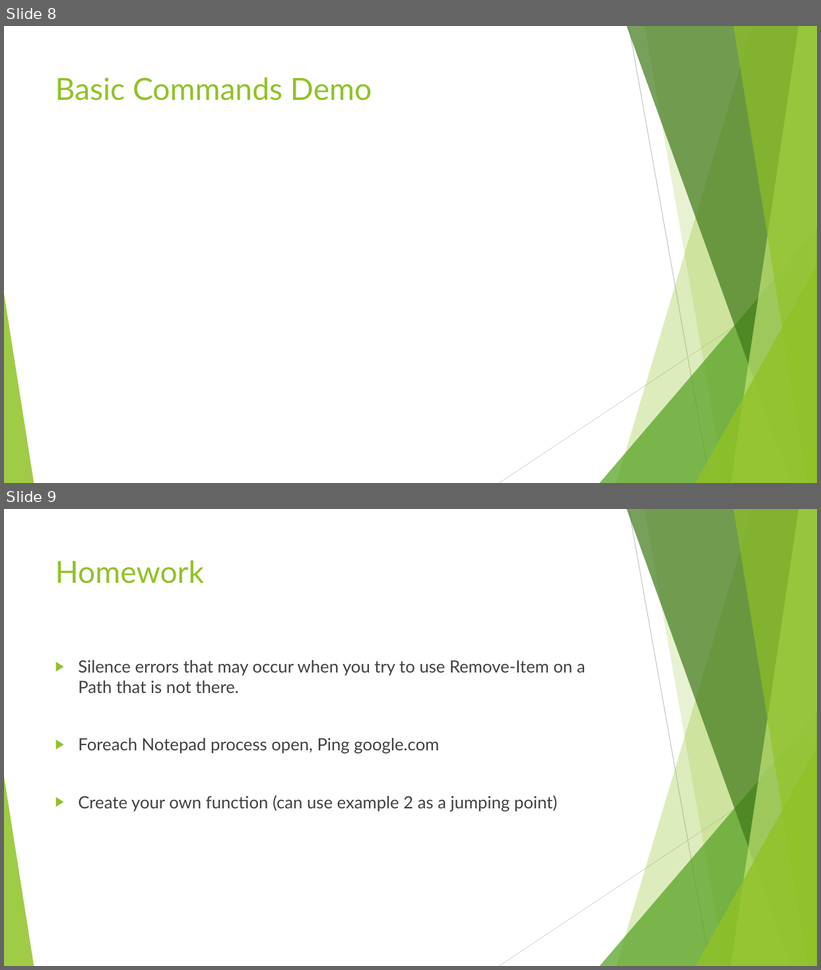
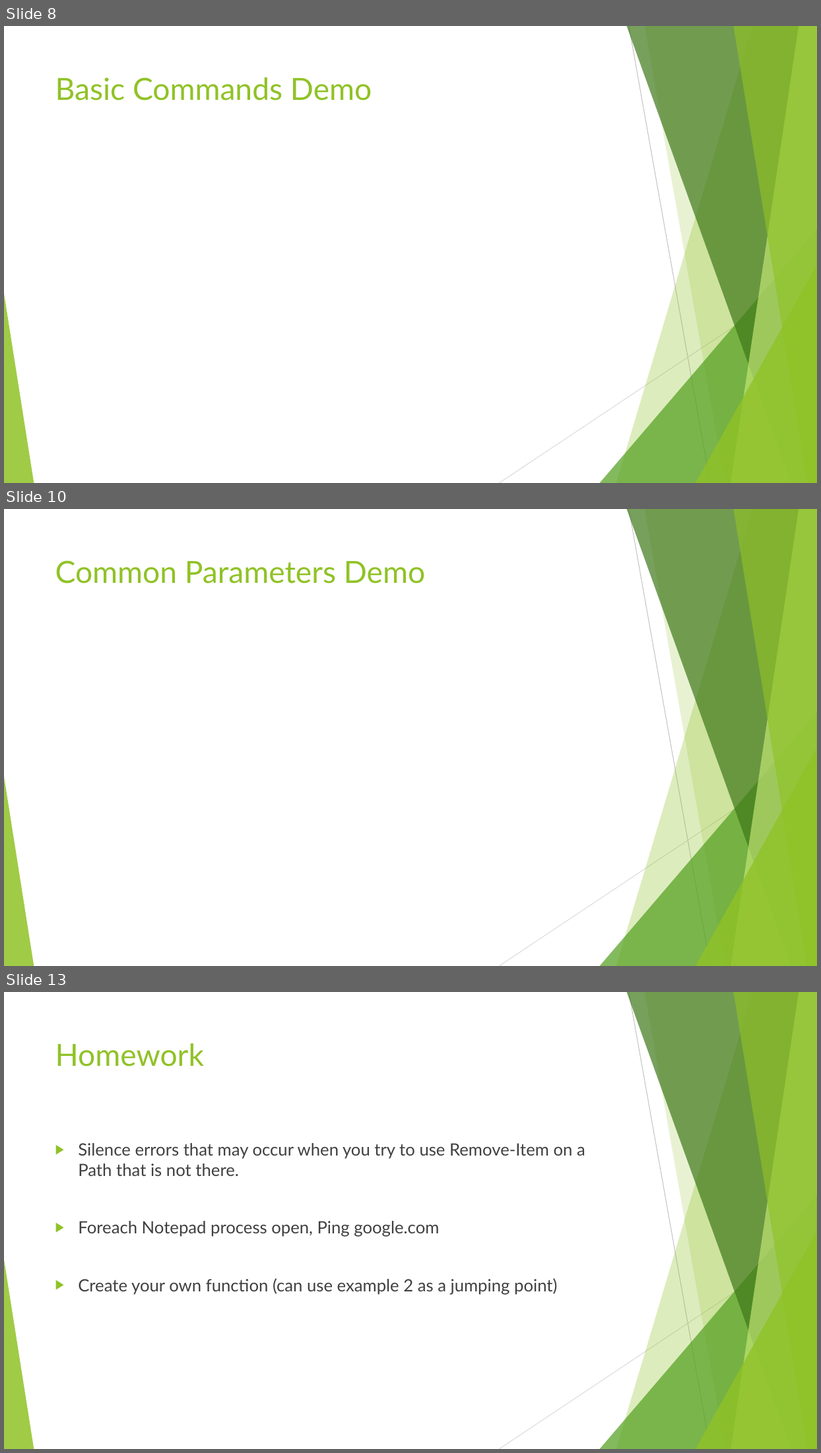
Before and after one commit to ergo3114/Fundamentals2, a slide deck: PowerShell Fundamentals 2.pptx. Shown one above the other, each under a label of ours: slides 8 and 9 before the commit, slides 8, 10 and 13 after it; the slides between them are not shown. The pictures are 821x970 and 821x1453 pixels, drawn with LibreOffice and Linux fonts; fonts in the diff are those of the drawing. Boxes give left, top, right and bottom in pixels: in the first picture for what was removed or moved away, otherwise in the second. Text is boxed around its words. In the diff, an @@ line names an element or a change of style, - is before the commit and + after.

Commit message:
Common Parameters and Logic Statements

```diff
--- a/PowerShell Fundamentals 2.pptx
+++ b/PowerShell Fundamentals 2.pptx
@@ slide 10 added at box(4, 509, 817, 966), background #FFFFFF; not listed: 10 template elements that a slide beside it also shows @@
@@ title added at box(55, 560, 425, 584), 36 pt, text #90C226 @@
+Common Parameters Demo
@@ what was slide 9 is now slide 13 @@
```
Also in this commit, not shown: 1 slide changed, 4 other slides added, 1 slide removed, 1 other file.
